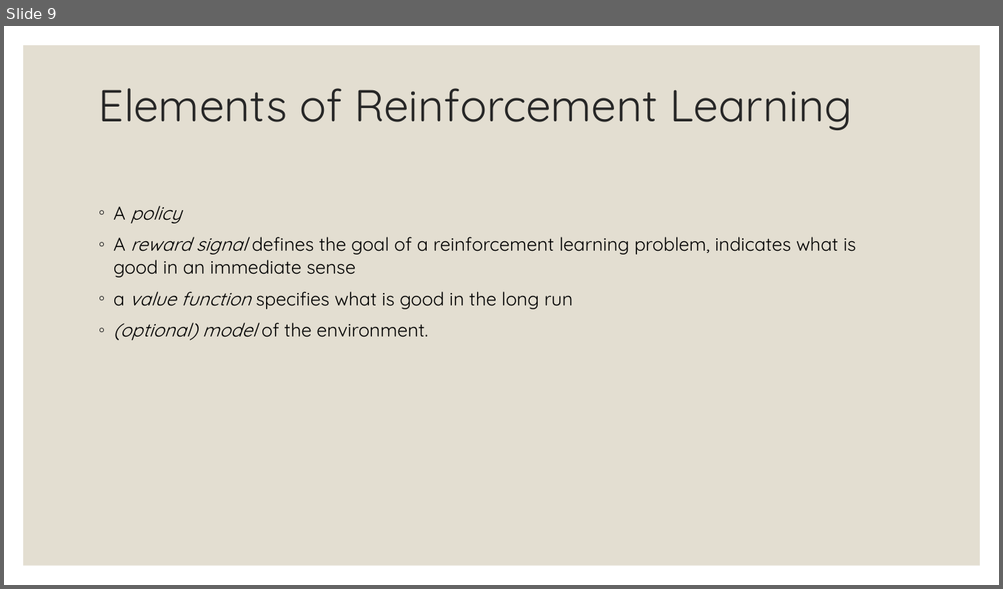
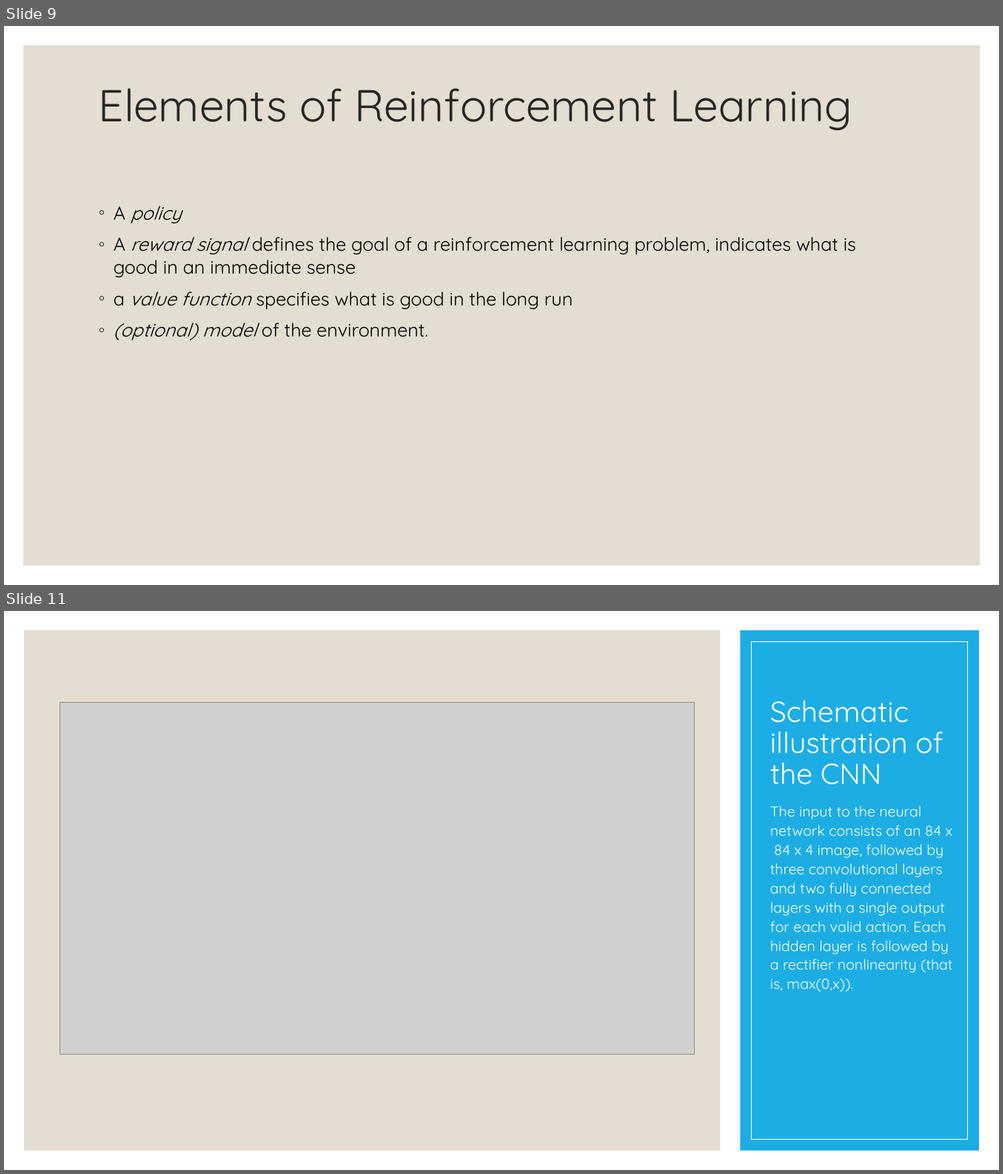
Before and after one commit to Boty22/Global-AI-Bootcamp-DRL, a slide deck: From RL to DRL.pptx. Shown one above the other, each under a label of ours: slide 9 before the commit, slides 9 and 11 after it; the slides between them are not shown. The pictures are 1003x589 and 1003x1174 pixels, drawn with LibreOffice and Linux fonts; fonts in the diff are those of the drawing; grey boxes stand for pictures. Boxes give left, top, right and bottom in pixels: in the first picture for what was removed or moved away, otherwise in the second. Text is boxed around its words. In the diff, an @@ line names an element or a change of style, - is before the commit and + after.

```diff
--- a/From RL to DRL.pptx
+++ b/From RL to DRL.pptx
@@ slide 11 added at [4, 611, 999, 1170], background #FFFFFF @@
@@ rectangle added at [24, 630, 720, 1151], fill #E3DED1 @@
@@ rectangle added at [740, 630, 979, 1151], fill #1CADE4 @@
@@ rectangle added at [751, 641, 967, 1140], outline #FFFFFF 0.5 pt @@
@@ picture added at [60, 702, 694, 1054] @@
@@ title added at [770, 701, 942, 785], 28 pt, text #FFFFFF @@
+Schematic illustration of the CNN
@@ text added at [770, 806, 953, 992], 14 pt, text #FFFFFF @@
+The input to the neural
+network consists of an 84 x 84 x 4 image, followed by three convolutional layers and two fully connected
+layers with a single output for each valid action. Each hidden layer is followed by a rectifier nonlinearity (that is, max(0,x)).
```
Also in this commit, not shown: 5 other slides added.
